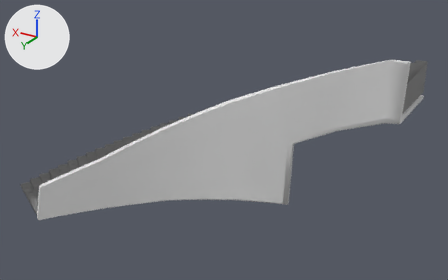
Before and after pictures for a commit that changed the Blender file _Assets/Models/stairs.blend.
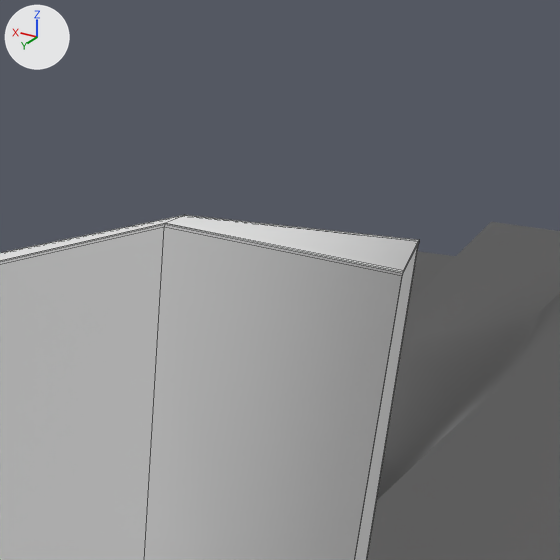
Each version appears first whole from a camera (50 mm lens) standing at (-10.5, 32.2, 17.6) and looking at (6.1, 4.6, 3.7), and next in a close-up on the part from 84% to 94% of the width and 15% to 32% of the height. Every picture has the same lights, and +X, +Y and +Z are marked at upper left. The close-ups show mesh edges as thin lines.

The first close-up shows 'Curved_Stair_Brush_StaticMesh.001', 'SM_Railing'.
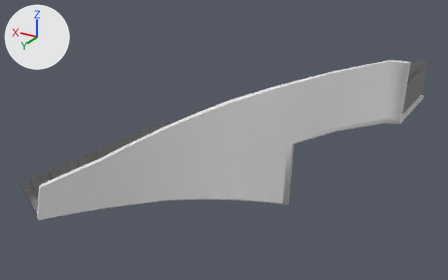
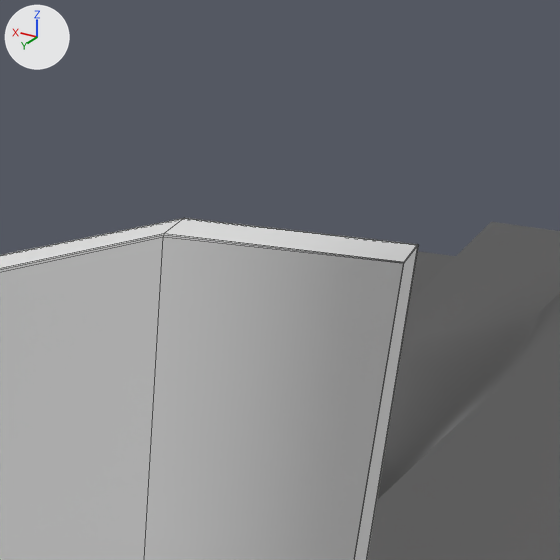
The newer file is also rescaled (x104.8), turned or shifted as a whole; pictures and numbers use the older file's frame.

Changed parts and their boxes [x1, y1, x2, y2] in the close-ups (560 x 560 px; the box of a moved part takes in the faces that stretch with it):
'SM_Railing', reshaped
    before: [0, 215, 419, 560]
    after: [0, 218, 418, 560]
part 1 of me_cube_001, moved or reshaped
    before: [144, 227, 403, 560]
    after: [144, 237, 404, 560]

The change, as a list of edits to the scene's bpy script:
```text
Change me_cube_001:
    used by ob_sm_railing; location = (12.427, 11.668, 1.021); rotation_euler = (0.0, 0.0, -0.674), in degrees (0, 0, -39)
    remove me_cube_001.from_pydata(...)  # 255 vertices, 244 faces; spans x -6.6..1.7, y -20.5..1.0, z -1.1..8.1
    add me_cube_001.from_pydata(...)  # 265 vertices, 244 faces; spans x -6.6..1.7, y -20.5..1.0, z -1.1..8.1
    me_cube_001 part 1
    4 vertices are removed from x -6.3..-3.8, y -16.8..-14.8, z 3.8..8.1
    38 faces are deleted
    14 vertices are added at x -6.4..-3.8, y -16.8..-14.7, z 3.7..8.0
    38 new faces join them, smooth
```
